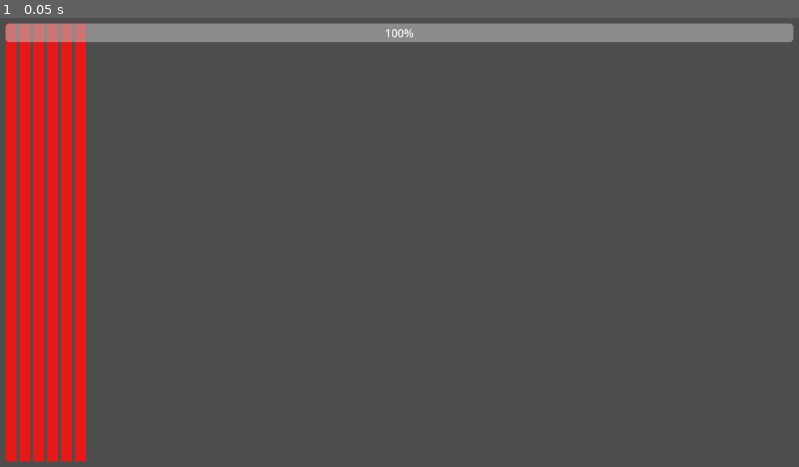
Above: before the commit, frame 1.
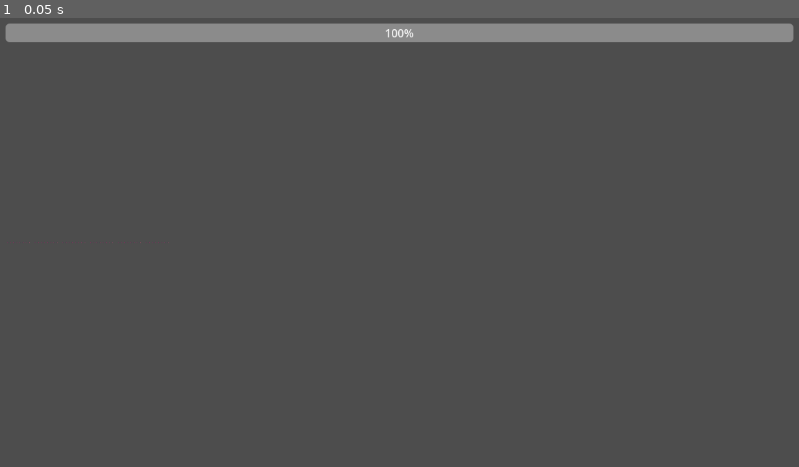
Above: after the commit, the same moment.

Repository: zq940222/kings-and-pigs
Game: Godot game, scene res://scenes/ui/hud.tscn
Same seed, same stepped clock (60 frames per second), same inputs: the game is played once before the commit and once after it. The project has no main scene, so this scene is started directly.
Inputs:
- Up to frame 1 (0.05 s): no input

The runs differ from the first frame. In frame 1, 8.4% of the frame differs, in the area x 0-20%, y 1-99%.

Commit message:
feat: use actual heart sprites in HUD, add Kings and Pigs asset pack

Diff:
--- a/scenes/ui/hud.gd
+++ b/scenes/ui/hud.gd
@@ -5,11 +5,11 @@
 @onready var stamina_bar: ProgressBar = $MarginContainer/StaminaBar
 @onready var skill_icons: HBoxContainer = $MarginContainer/SkillIcons
 
-const HEART_SIZE := Vector2(16, 16)
-const HEART_FULL_COLOR := Color(0.9, 0.1, 0.1, 1.0)
-const HEART_EMPTY_COLOR := Color(0.3, 0.3, 0.3, 1.0)
+const HEART_SCALE := Vector2(2.0, 2.0)
+const HEART_FULL_TEXTURE := preload("res://Kings and Pigs/Sprites/12-Live and Coins/Small Heart Idle (18x14).png")
+const HEART_EMPTY_TEXTURE := preload("res://Kings and Pigs/Sprites/12-Live and Coins/Small Heart Hit (18x14).png")
 
-var heart_icons: Array[ColorRect] = []
+var heart_icons: Array[TextureRect] = []
 
 func _ready() -> void:
 	assert(heart_container != null, "HUD: HeartContainer node missing")
@@ -23,15 +23,17 @@
 		child.queue_free()
 	heart_icons.clear()
 	for i in count:
-		var icon := ColorRect.new()
-		icon.custom_minimum_size = HEART_SIZE
-		icon.color = HEART_FULL_COLOR
+		var icon := TextureRect.new()
+		icon.texture = HEART_FULL_TEXTURE
+		icon.stretch_mode = TextureRect.STRETCH_KEEP_ASPECT_CENTERED
+		icon.custom_minimum_size = Vector2(18, 14) * HEART_SCALE
+		icon.expand_mode = TextureRect.EXPAND_IGNORE_SIZE
 		heart_container.add_child(icon)
 		heart_icons.append(icon)
 
 func update_hp(new_hp: int) -> void:
 	for i in heart_icons.size():
-		heart_icons[i].color = HEART_FULL_COLOR if i < new_hp else HEART_EMPTY_COLOR
+		heart_icons[i].texture = HEART_FULL_TEXTURE if i < new_hp else HEART_EMPTY_TEXTURE
 
 func update_stamina(new_stamina: float) -> void:
 	stamina_bar.value = new_stamina
Binary file added: Kings and Pigs/Aseprite/01-Artboard.aseprite
Binary file added: Kings and Pigs/Aseprite/02-KingHuman.aseprite
Binary file added: Kings and Pigs/Aseprite/03-Pig.aseprite
Binary file added: Kings and Pigs/Aseprite/04-PigBox.aseprite
Binary file added: Kings and Pigs/Aseprite/05-PigBoom.aseprite
Binary file added: Kings and Pigs/Aseprite/06-PigHide.aseprite
Binary file added: Kings and Pigs/Aseprite/07-KingPig.aseprite
Binary file added: Kings and Pigs/Aseprite/08-Bomb.aseprite
Binary file added: Kings and Pigs/Aseprite/09-Box.aseprite
Binary file added: Kings and Pigs/Aseprite/10-Cannon and Pig.aseprite
Binary file added: Kings and Pigs/Aseprite/11-Door.aseprite
Binary file added: Kings and Pigs/Aseprite/12-Lives and Coins.aseprite
(and 179 more such lines)
